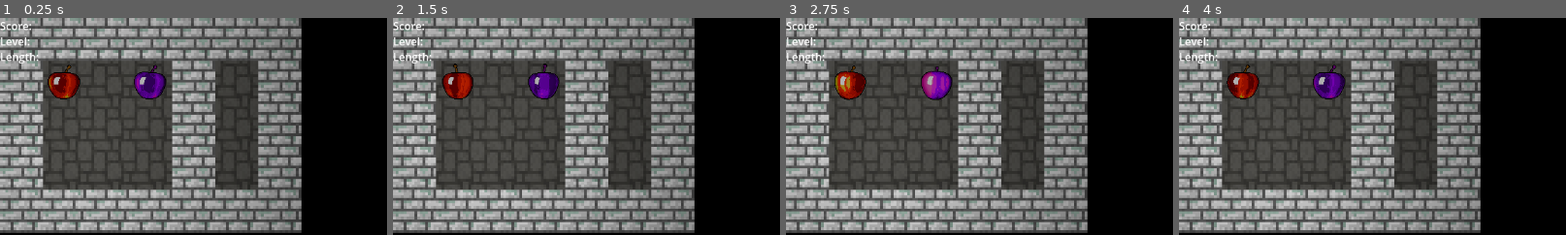
Above: before the commit, frames 1-4 (left to right).
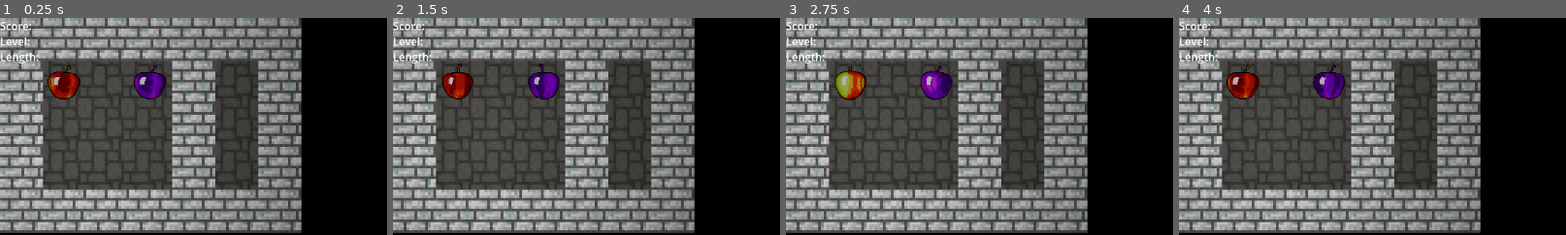
Above: after the commit, the same moments.

Repository: ClementOlv99/IHM_Python
Game: Godot game, scene res://main.tscn
Same seed, same stepped clock (60 frames per second), same inputs: the game is played once before the commit and once after it.
Inputs:
- Up to frame 1 (0.25 s): no input
- Up to frame 2 (1.5 s): no input
- Up to frame 3 (2.75 s): no input
- Up to frame 4 (4 s): no input
The pictures show only the part of the screen within x 0-50%, y 0-50%; the shares and areas given below are measured in that part.

The runs differ from the first frame. In frame 1, 0.7% of the frame differs, in the area x 12-43%, y 21-38%; in frame 2, 1.0%; in frame 3, 1.5%; in frame 4, 1.1%.

Commit message:
LES POMMES SONT RÉELLES !
luigi

Diff:
--- a/Affichage/src/scripts/item_layer.gd
+++ b/Affichage/src/scripts/item_layer.gd
@@ -12,7 +12,8 @@
 			var cell_pos := Vector2i(x, y)
 			var current_atlas := get_cell_atlas_coords(cell_pos)
 
-			match new_layout[y][x] :
+			# Convert to int (Godot JSON parser converts all numbers to floats)
+			match int(new_layout[y][x]) :
 				0 : # Floor, ignore
 					if current_atlas != Vector2i(-1, -1):  # Only erase if cell exists
 						erase_cell(cell_pos)
--- a/Affichage/src/scripts/main.gd
+++ b/Affichage/src/scripts/main.gd
@@ -86,6 +86,8 @@
 
 	# Update level layout
 	if data.has("layout"):
+		print("Received layout :")
+		print(data["layout"])
 		layout_changed(data["layout"])
 		items_changed(data["layout"])
 
Not shown, added: Generateur_Manuel/Layouts/Apple.txt
Not shown, changed: Generateur_Manuel/src/Generateur_Manuel.py
Not shown, changed: Moteur_Jeu/src/Moteur_Jeu.py
Not shown, changed: Moteur_Jeu/src/main.py
